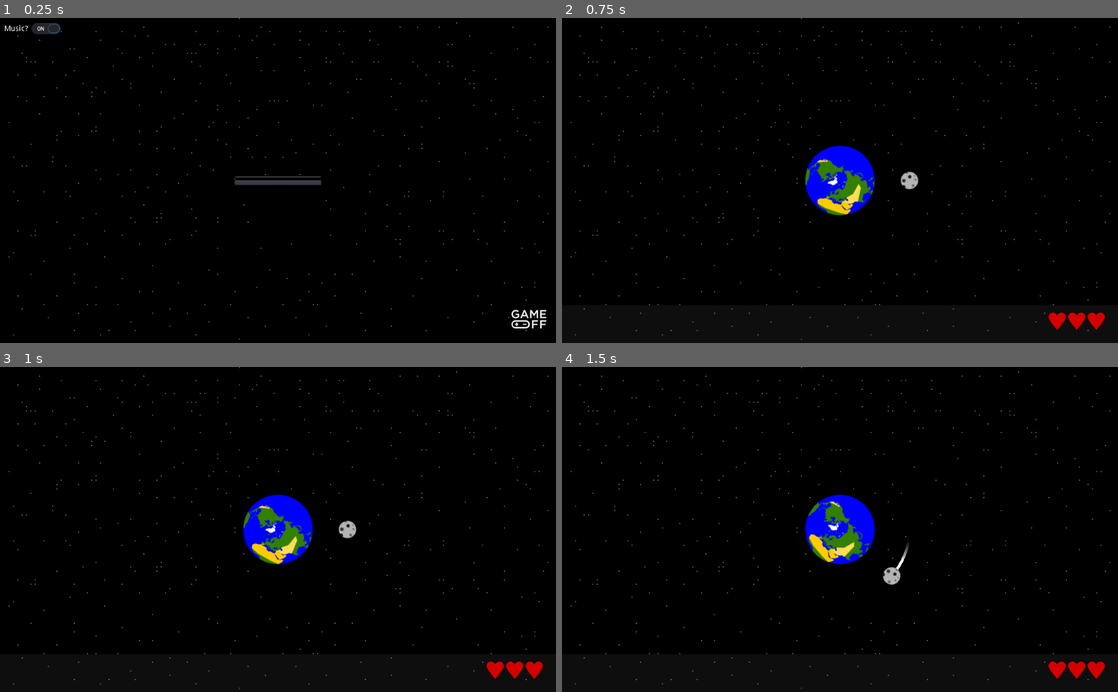
Above: before the commit, frames 1-4 (two rows, left to right).
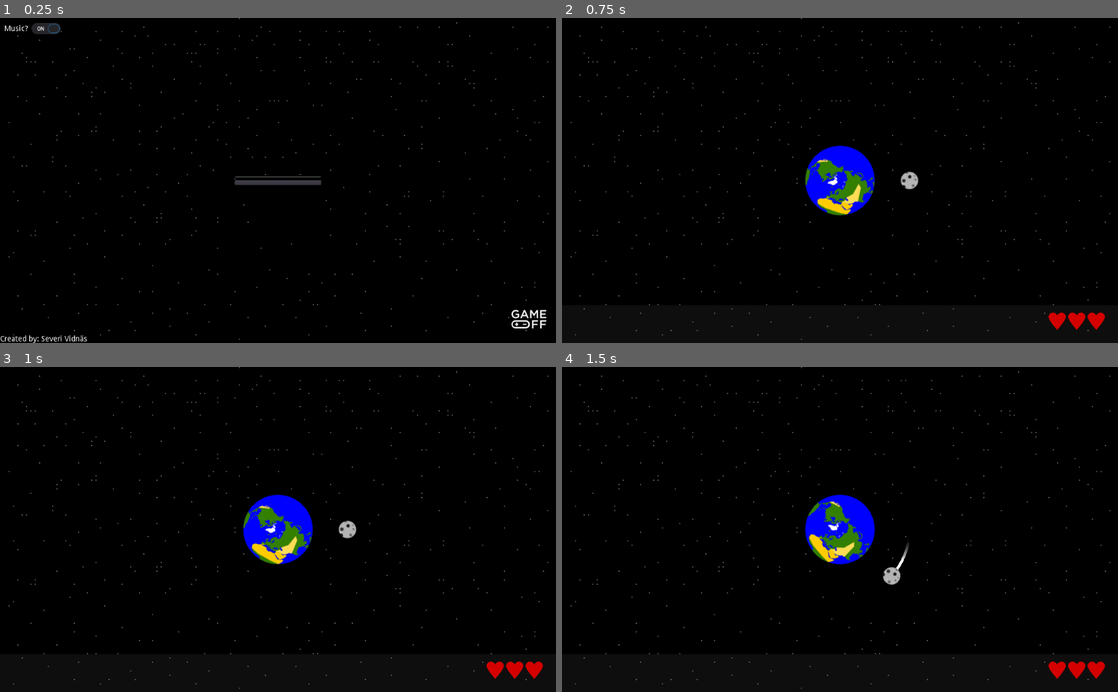
Above: after the commit, the same moments.

Repository: kreivi/Kuumela
Game: Godot game, scene res://main/main.tscn
Same seed, same stepped clock (60 frames per second), same inputs: the game is played once before the commit and once after it.
Inputs:
- Up to frame 1 (0.25 s): no input
- Up to frame 2 (0.75 s): click "New Game" at 0.5 s
- Up to frame 3 (1 s): no input
- Up to frame 4 (1.5 s): hold D (clockwise) from 1.28 s (still down)

The runs differ from the first frame. In frame 1, 0.2% of the frame differs, in the area x 0-16%, y 97-100%; in frame 2, nothing differs; in frame 3, nothing differs; in frame 4, nothing differs.

Commit message:
Final touch up

Diff:
--- a/gui/gui.tscn
+++ b/gui/gui.tscn
@@ -109,7 +109,7 @@
 }
 
 [node name="Music" type="CheckButton" parent="MainMenu/FXContainer"]
-margin_right = 134.0
+margin_right = 124.0
 margin_bottom = 40.0
 focus_mode = 0
 pressed = true
@@ -130,7 +130,18 @@
 margin_right = -32.0
 texture = ExtResource( 5 )
 
+[node name="Label2" type="Label" parent="MainMenu"]
+anchor_top = 1.0
+anchor_bottom = 1.0
+margin_top = -14.0
+margin_right = 40.0
+text = "Created by: Severi Vidnäs"
+__meta__ = {
+"_edit_use_anchors_": false
+}
+
 [node name="Game" type="Control" parent="."]
+visible = false
 anchor_right = 1.0
 anchor_bottom = 1.0
 __meta__ = {
